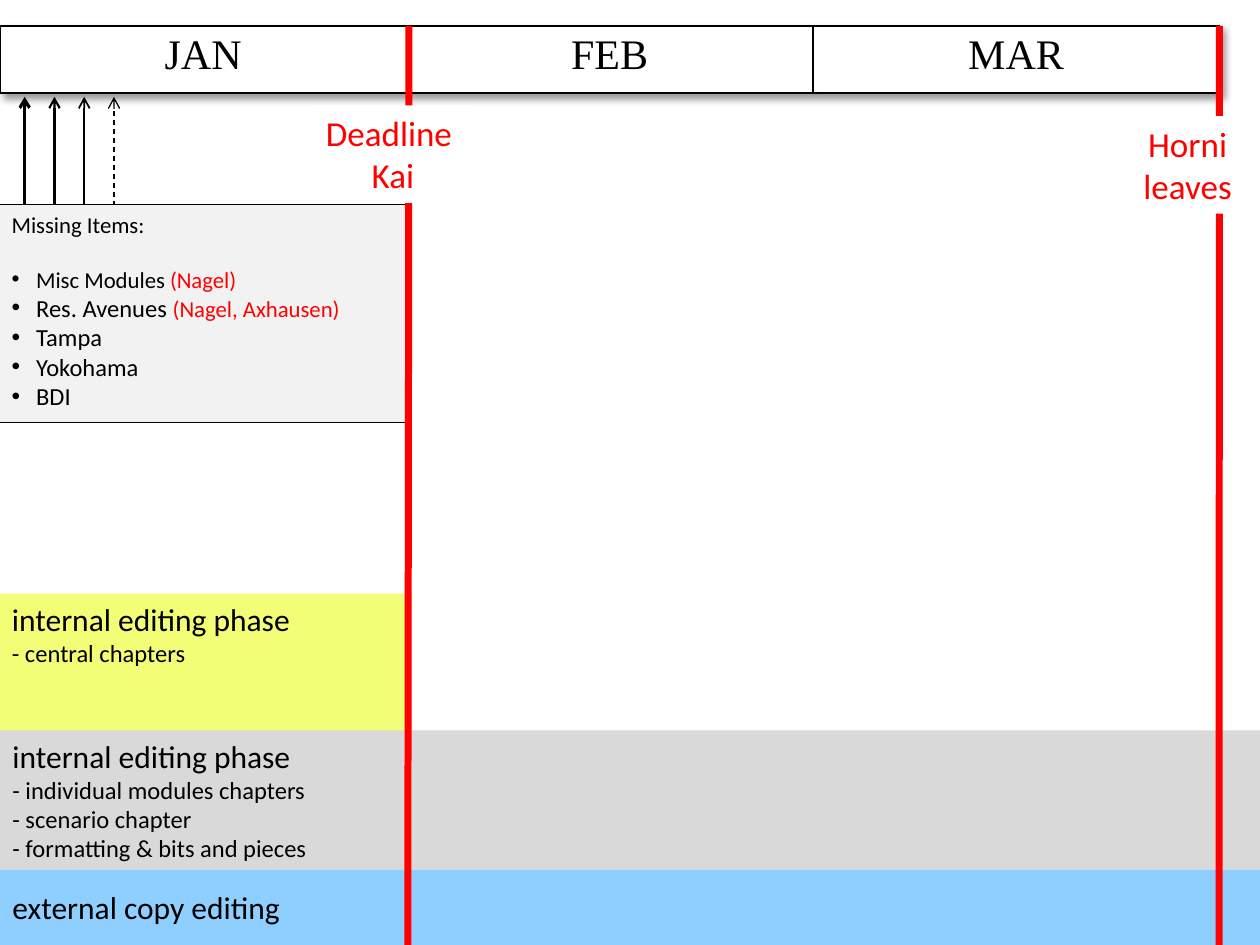
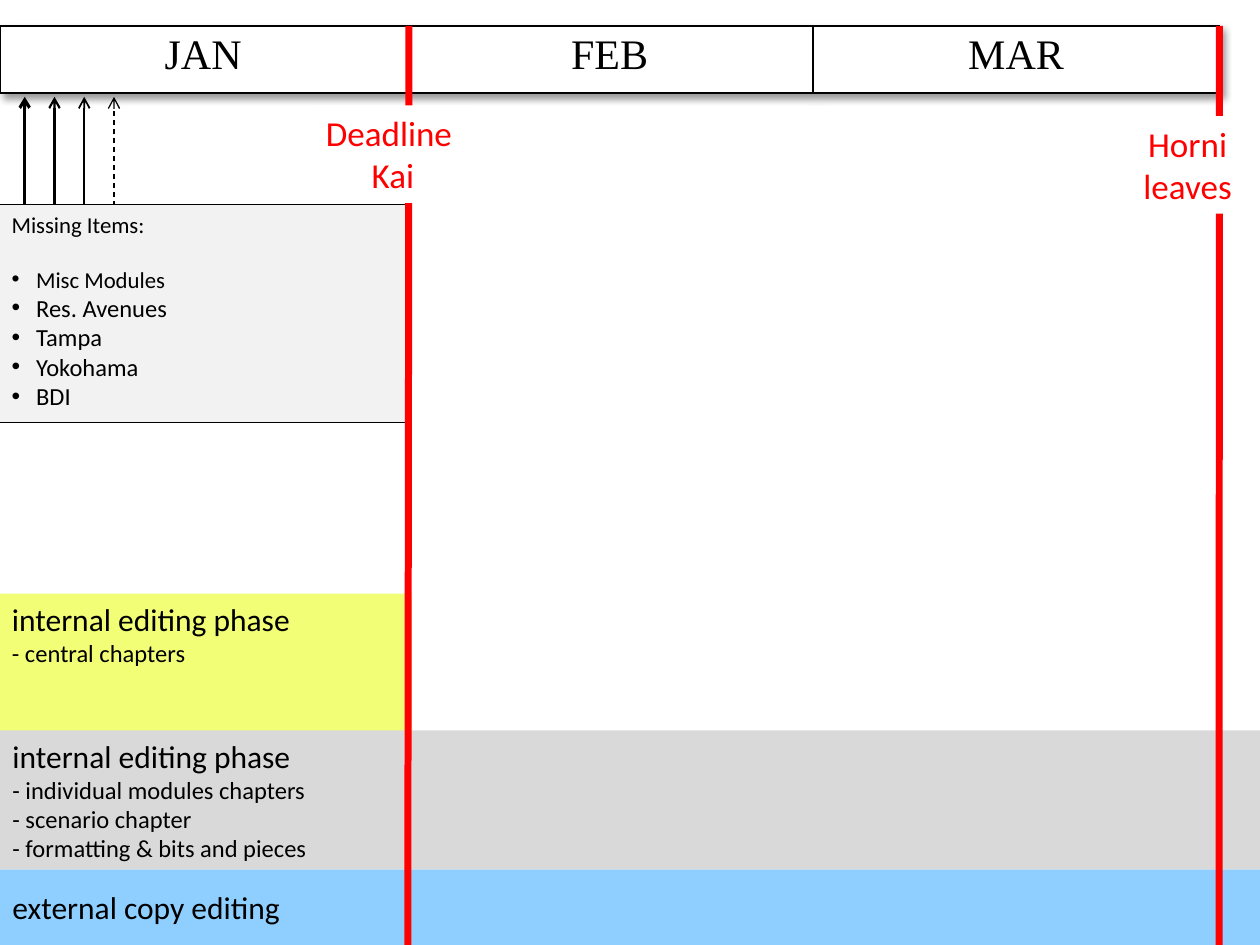
Before and after one commit to sashigurram/book, a slide deck: slide 1 of admin/timeline.pptx. Drawn at 1260x945 pixels with LibreOffice and Linux fonts; fonts in the diff are those of the drawing. Boxes give left, top, right and bottom in pixels: in the first picture for what was removed or moved away, otherwise in the second. Text is boxed around its words. In the diff, an @@ line names an element or a change of style, - is before the commit and + after.

```diff
--- a/admin/timeline.pptx
+++ b/admin/timeline.pptx
@@ text in rectangle at bbox=[36, 272, 167, 317]: text changed; text colour #FF0000 to #000000 @@
-• Misc Modules (Nagel)
-• Res. Avenues (Nagel, Axhausen)
+• Misc Modules
+• Res. Avenues
```
